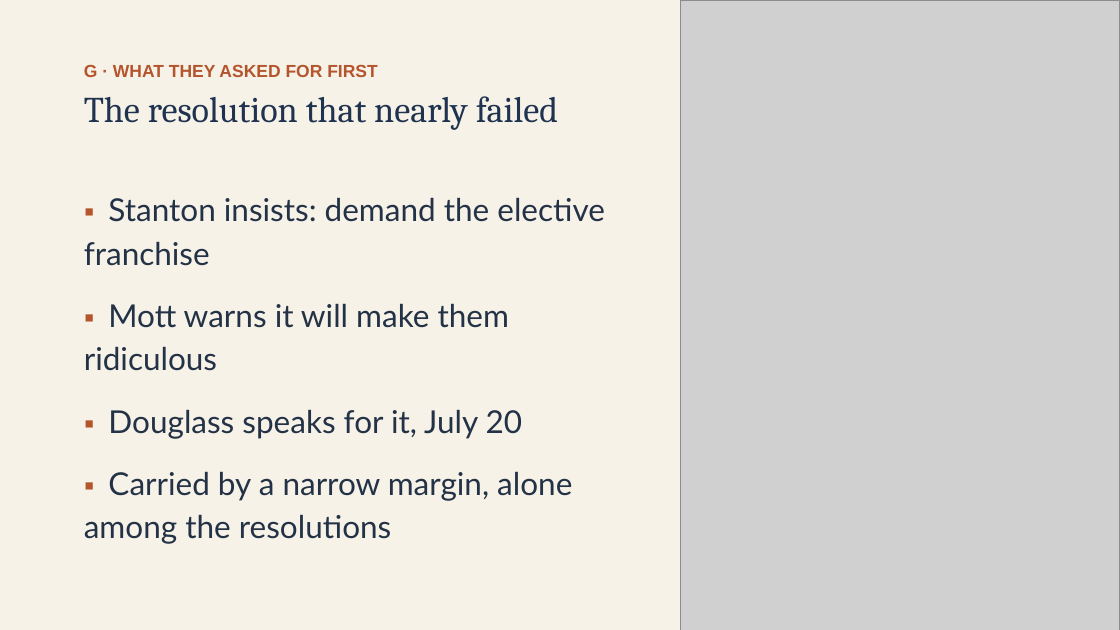
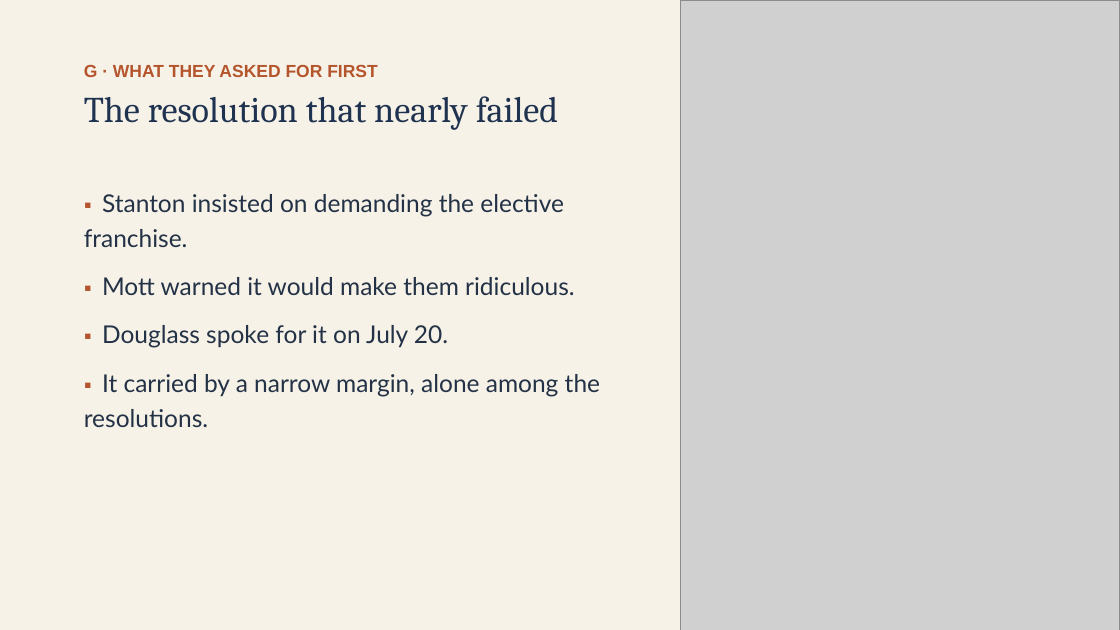
Before and after one commit to ab17gthb/humanities-curriculum-group, a slide deck: slide 25 of jackson-reform/lesson-08/lesson-08-slides.pptx. Drawn at 1120x630 pixels with LibreOffice and Linux fonts; fonts in the diff are those of the drawing; grey boxes stand for pictures. Boxes give left, top, right and bottom in pixels: in the first picture for what was removed or moved away, otherwise in the second. Text is boxed around its words. In the diff, an @@ line names an element or a change of style, - is before the commit and + after.

```diff
--- a/jackson-reform/lesson-08/lesson-08-slides.pptx
+++ b/jackson-reform/lesson-08/lesson-08-slides.pptx
@@ text at (84,194,600,427): text changed; size 27 to 21 pt @@
-▪ Stanton insists: demand the elective franchise
-▪ Mott warns it will make them ridiculous
-▪ Douglass speaks for it, July 20
-▪ Carried by a narrow margin, alone among the resolutions
+▪ Stanton insisted on demanding the elective franchise.
+▪ Mott warned it would make them ridiculous.
+▪ Douglass spoke for it on July 20.
+▪ It carried by a narrow margin, alone among the resolutions.
```
Also in this commit, not shown: 12 other slides changed, 6 other files.
